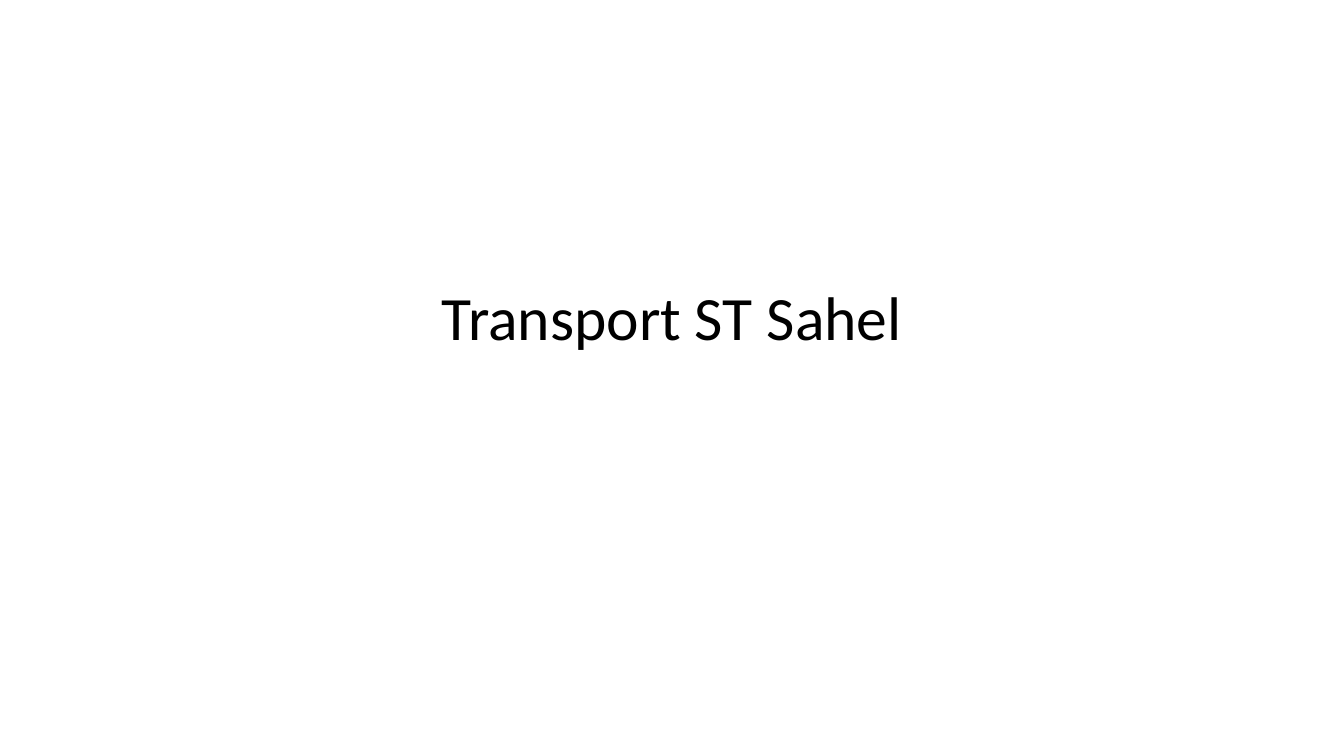
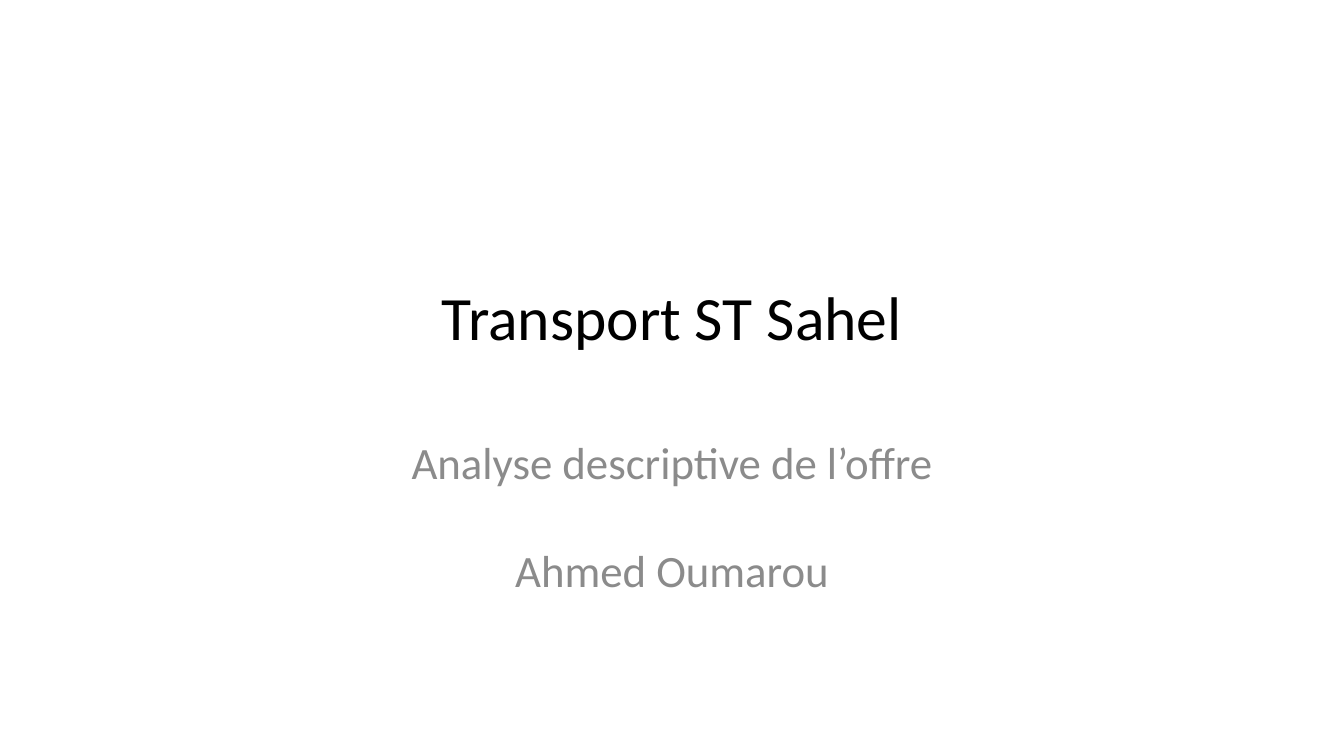
Before and after one commit to OumarouAhmed/Projet_R, a slide deck: slide 1 of docs/slides/presentation.pptx. Drawn at 1344x756 pixels with LibreOffice and Linux fonts; fonts in the diff are those of the drawing. Boxes give left, top, right and bottom in pixels: in the first picture for what was removed or moved away, otherwise in the second. Text is boxed around its words. In the diff, an @@ line names an element or a change of style, - is before the commit and + after.

```diff
--- a/docs/slides/presentation.pptx
+++ b/docs/slides/presentation.pptx
@@ subtitle added at (x1=412, y1=447, x2=932, y2=587), 24 pt, text #8C8C8C @@
+Analyse descriptive de l’offre
+Ahmed Oumarou
```
Also in this commit, not shown: 2 other slides changed, 1 slide added, 8 other files.
